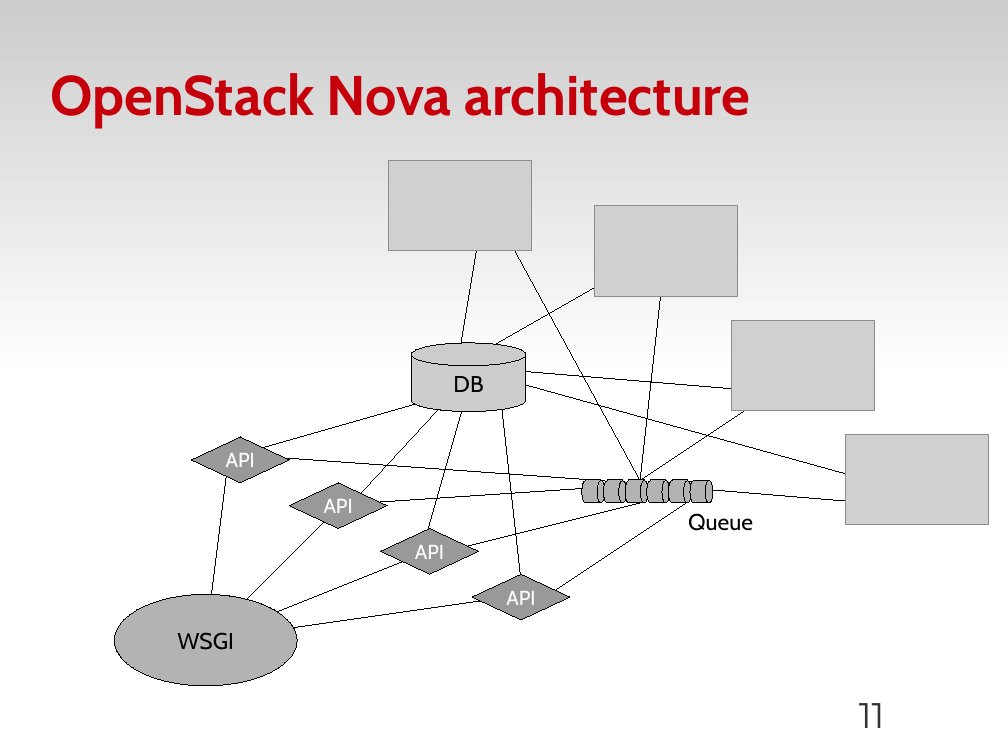
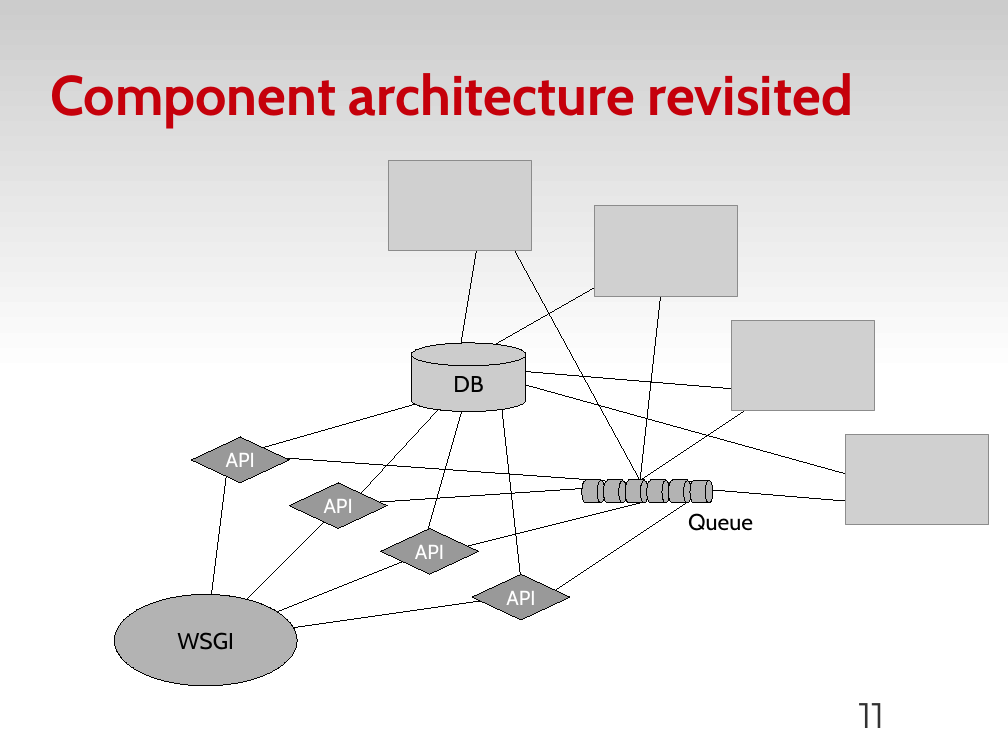
Before and after one commit to zyluo/talk-COSUG-2012, a slide deck: slide 11 of COSUG-2012-LZY.odp. Drawn at 1008x756 pixels with LibreOffice and Linux fonts; fonts in the diff are those of the drawing; grey boxes stand for pictures; background and template pictures are left out. Boxes give left, top, right and bottom in pixels: in the first picture for what was removed or moved away, otherwise in the second. Text is boxed around its words. In the diff, an @@ line names an element or a change of style, - is before the commit and + after.

```diff
--- a/COSUG-2012-LZY.odp
+++ b/COSUG-2012-LZY.odp
@@ title at (x1=50, y1=73, x2=853, y2=128): text changed @@
-OpenStack Nova architecture
+Component architecture revisited
```
Also in this commit, not shown: 6 other slides changed.
